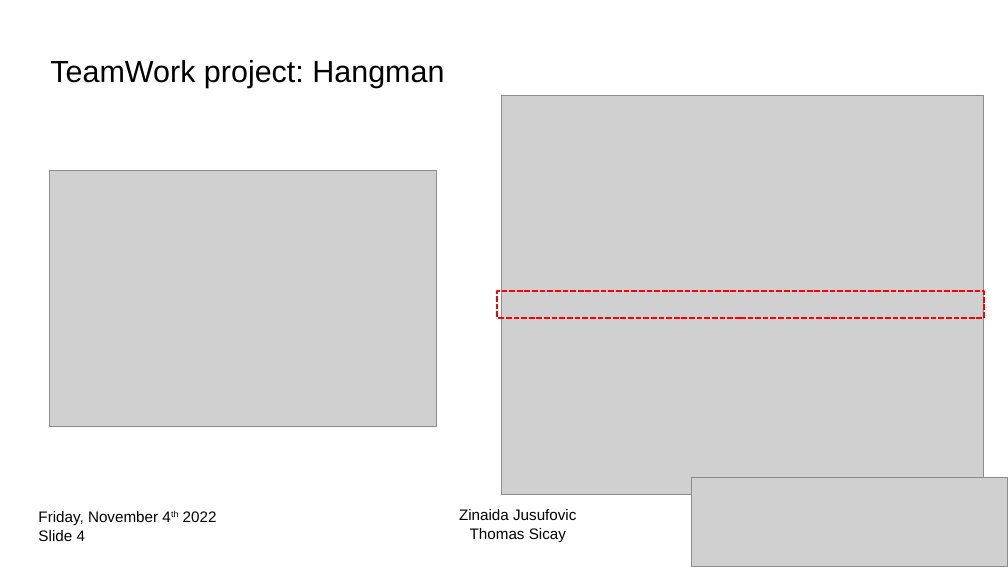
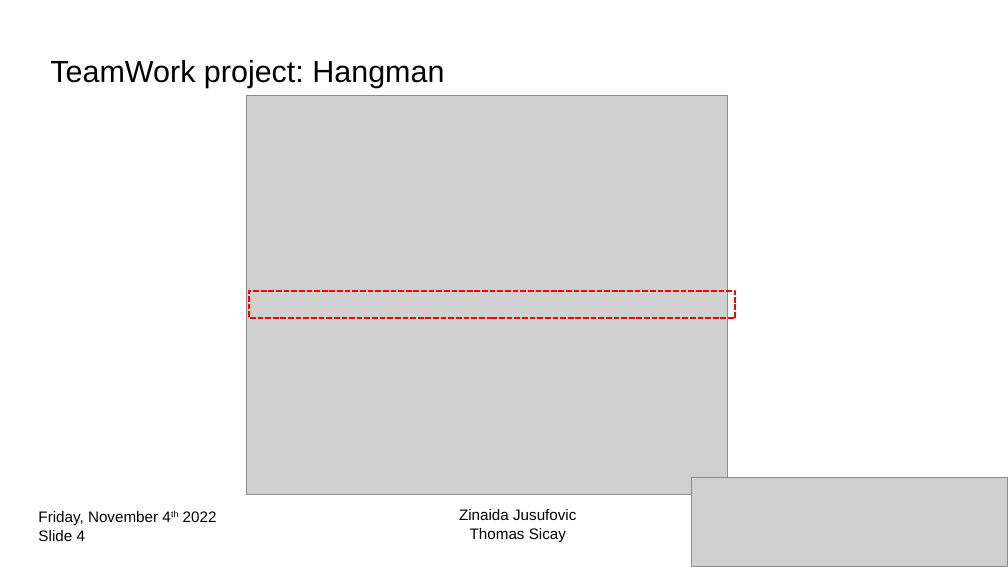
Before and after one commit to zenais/TW_HANGMAN, a slide deck: slide 4 of Presentation/20221103_Hangman presentation.odp. Drawn at 1008x567 pixels with LibreOffice and Linux fonts; fonts in the diff are those of the drawing; grey boxes stand for pictures. Boxes give left, top, right and bottom in pixels: in the first picture for what was removed or moved away, otherwise in the second. Text is boxed around its words. In the diff, an @@ line names an element or a change of style, - is before the commit and + after.

```diff
--- a/Presentation/20221103_Hangman presentation.odp
+++ b/Presentation/20221103_Hangman presentation.odp
@@ picture: place and size @@
-picture at bbox=[502, 95, 984, 495]
+picture at bbox=[246, 95, 728, 495]
@@ picture removed at bbox=[49, 170, 436, 427] @@
@@ rectangle: place and size @@
-rectangle at bbox=[498, 291, 984, 318]
+rectangle at bbox=[249, 291, 735, 318]
```
Also in this commit, not shown: 1 other slide changed.
